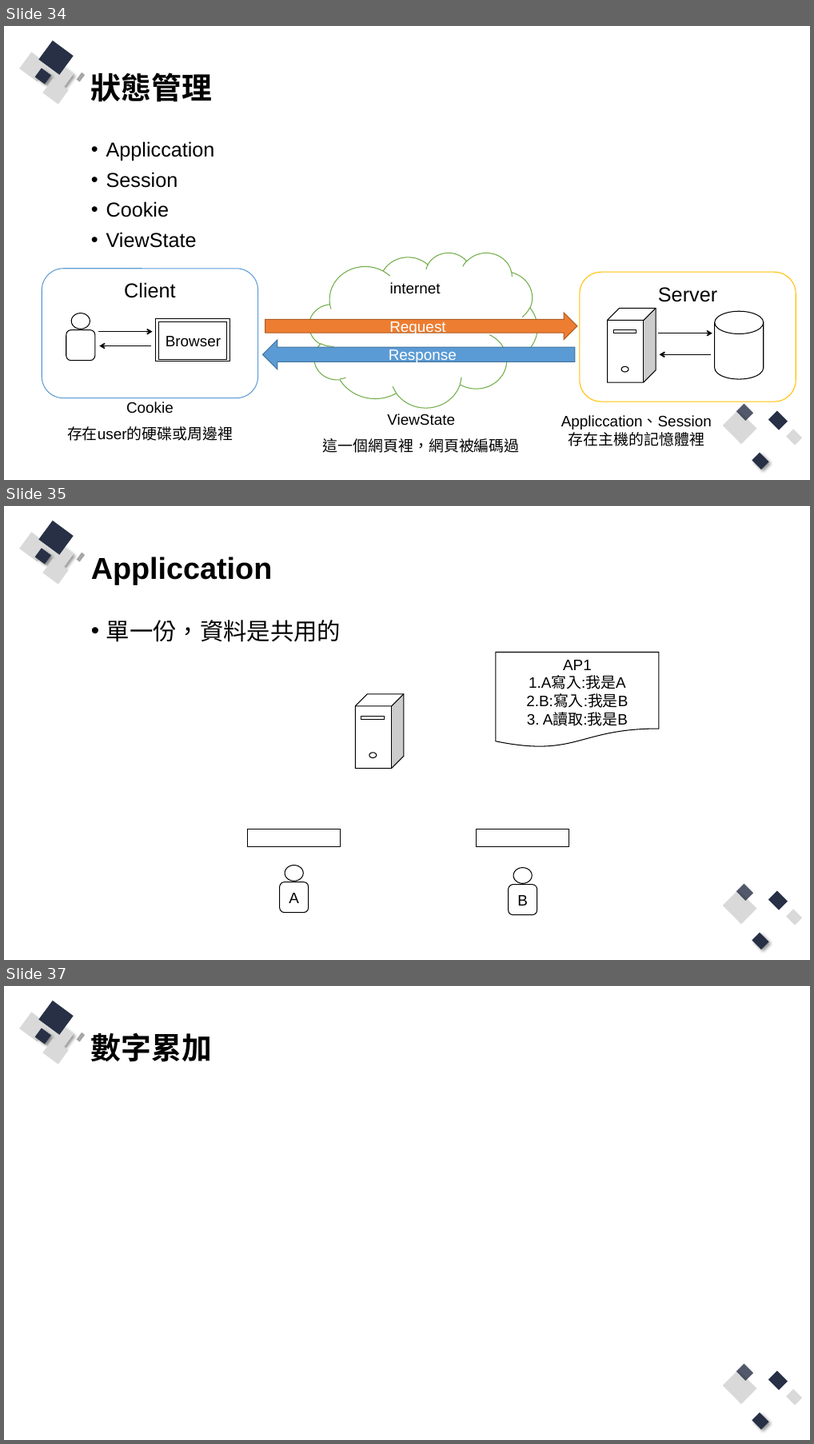
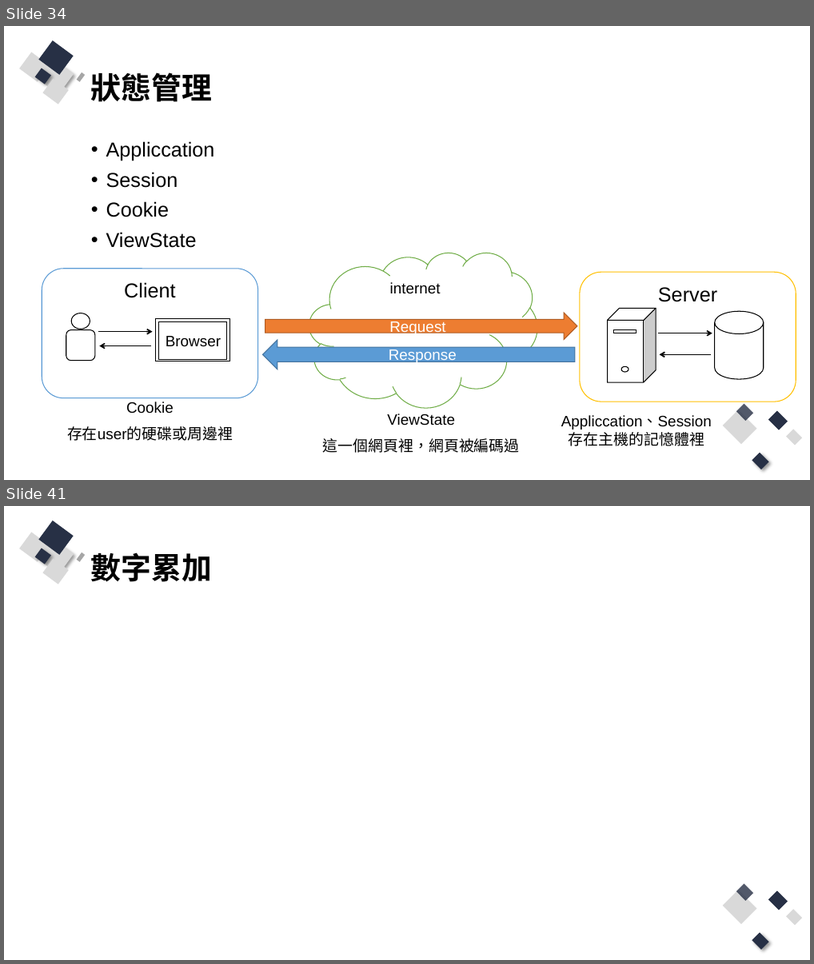
Before and after one commit to Q81JIAXIONG/-, a slide deck: 投影片/2.asp.net webform 框架.pptx. Shown one above the other, each under a label of ours: slides 34, 35 and 37 before the commit, slides 34 and 41 after it; the slides between them are not shown. The pictures are 814x1444 and 814x964 pixels, drawn with LibreOffice and Linux fonts; fonts in the diff are those of the drawing. Boxes give left, top, right and bottom in pixels: in the first picture for what was removed or moved away, otherwise in the second. Text is boxed around its words. In the diff, an @@ line names an element or a change of style, - is before the commit and + after.

```diff
--- a/投影片/2.asp.net webform 框架.pptx
+++ b/投影片/2.asp.net webform 框架.pptx
@@ slide 35 removed at bbox=[4, 506, 810, 960], background #FFFFFF; not listed: 13 template elements that a slide beside it also shows @@
@@ title removed at bbox=[91, 556, 273, 584] @@
-Appliccation
@@ text removed at bbox=[106, 620, 342, 642] @@
-• 單一份，資料是共用的
@@ flow chart document removed at bbox=[496, 652, 659, 748] @@
-AP1
-1.A寫入:我是A
-2.B:寫入:我是B
-3. A讀取:我是B
@@ cube removed at bbox=[355, 694, 404, 768] @@
@@ rectangle removed at bbox=[362, 716, 385, 719] @@
@@ ellipse removed at bbox=[370, 752, 377, 758] @@
@@ rectangle removed at bbox=[248, 829, 341, 847] @@
@@ rectangle removed at bbox=[477, 829, 570, 847] @@
@@ ellipse removed at bbox=[285, 864, 303, 880] @@
@@ rounded rectangle removed at bbox=[280, 882, 309, 912] @@
-A
@@ rounded rectangle removed at bbox=[509, 884, 538, 914] @@
-B
@@ ellipse removed at bbox=[514, 867, 533, 883] @@
@@ what was slide 37 is now slide 41 @@
```
Also in this commit, not shown: 8 slides added, 3 other slides removed, 21 other files.
